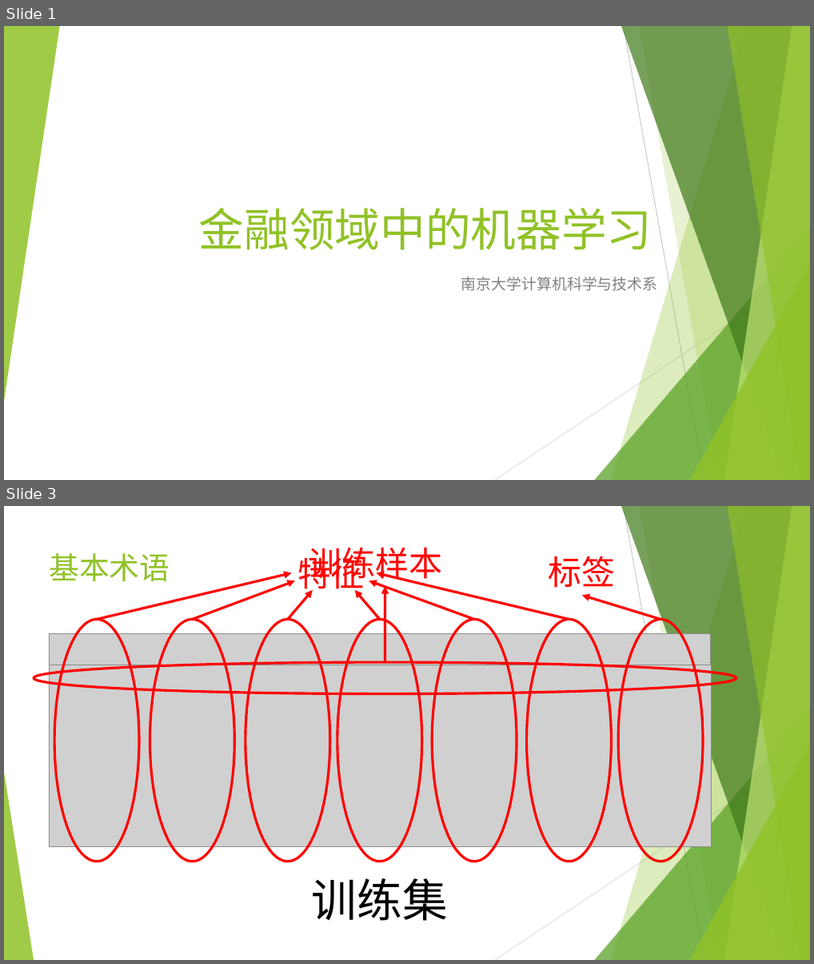
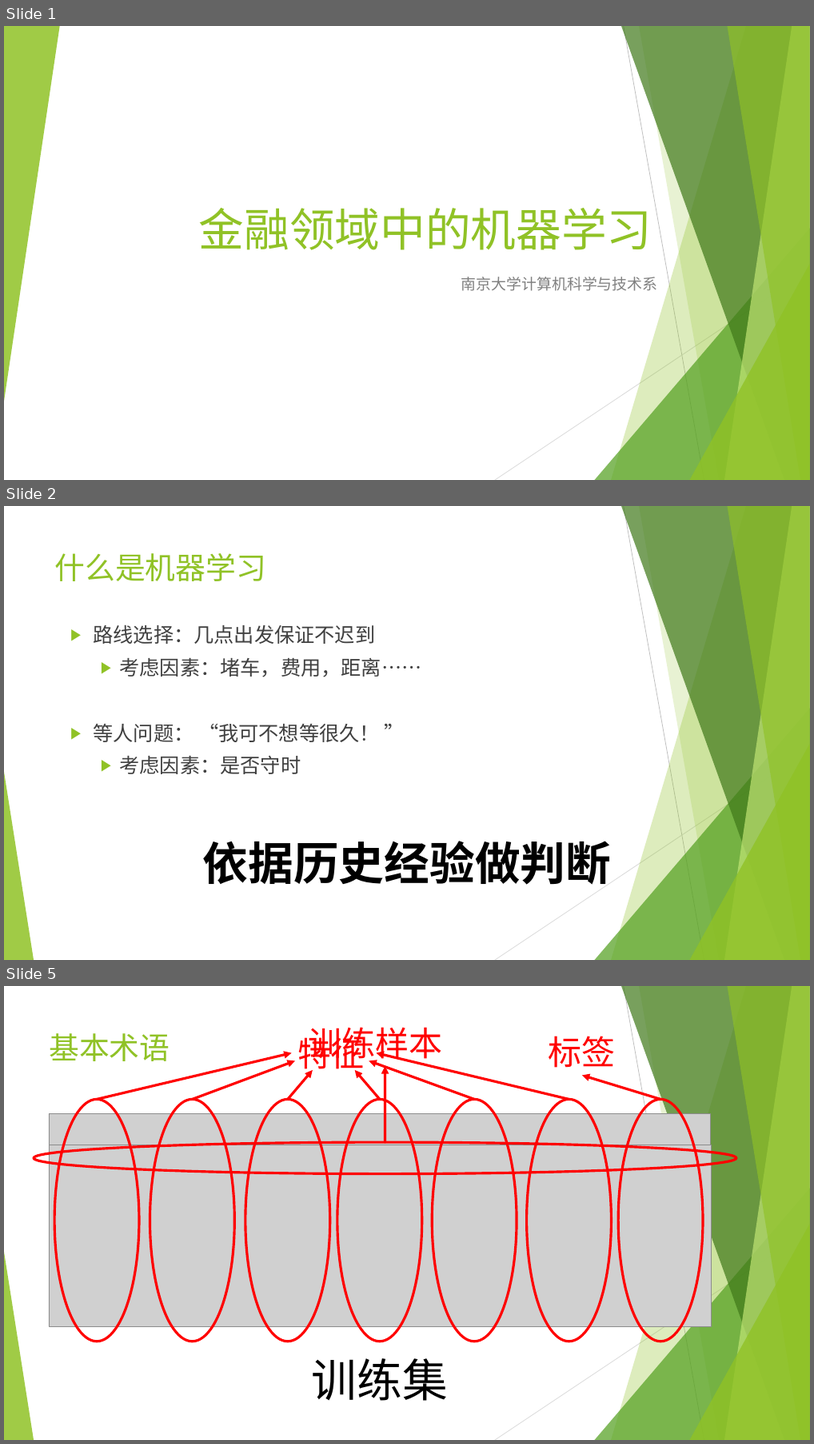
Before and after one commit to icsnju/I2EC, a slide deck: Finance/机器学习在金融行业的应用.pptx. Shown one above the other, each under a label of ours: slides 1 and 3 before the commit, slides 1, 2 and 5 after it; the slides between them are not shown. The pictures are 814x964 and 814x1444 pixels, drawn with LibreOffice and Linux fonts; fonts in the diff are those of the drawing; grey boxes stand for pictures. Boxes give left, top, right and bottom in pixels: in the first picture for what was removed or moved away, otherwise in the second. Text is boxed around its words. In the diff, an @@ line names an element or a change of style, - is before the commit and + after.

```diff
--- a/Finance/机器学习在金融行业的应用.pptx
+++ b/Finance/机器学习在金融行业的应用.pptx
@@ slide 2 added at (4, 506, 810, 960), background #FFFFFF; not listed: 10 template elements that a slide beside it also shows @@
@@ title added at (55, 553, 267, 581), 36 pt, text #90C226 @@
+什么是机器学习
@@ text added at (93, 624, 422, 774), 24 pt, text #404040 @@
+▶ 路线选择：几点出发保证不迟到
+  ▶ 考虑因素：堵车，费用，距离……
+▶ 等人问题： “我可不想等很久！ ”
+  ▶ 考虑因素：是否守时
@@ text added at (203, 840, 611, 884), 54 pt, text #000000, bold @@
+依据历史经验做判断
@@ what was slide 3 is now slide 5 @@
```
Also in this commit, not shown: 3 slides changed, 14 other slides added, 9 slides removed.
